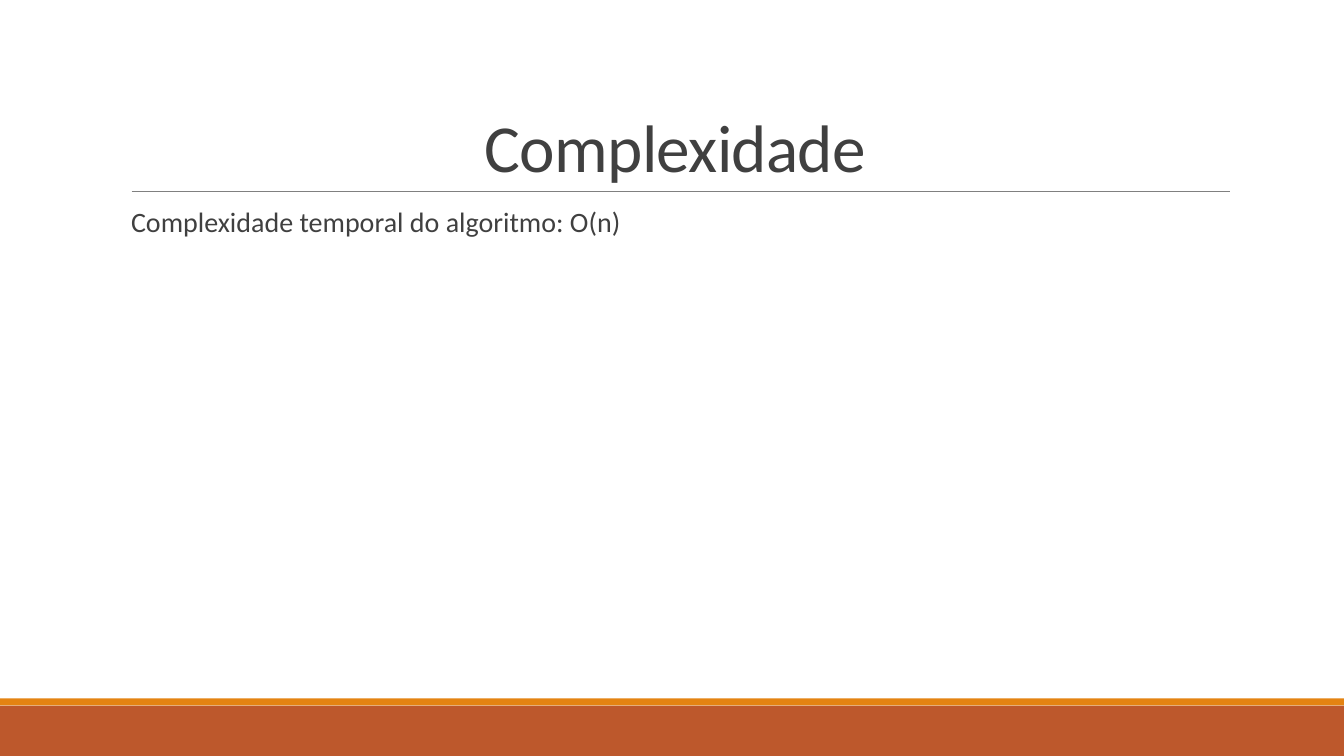
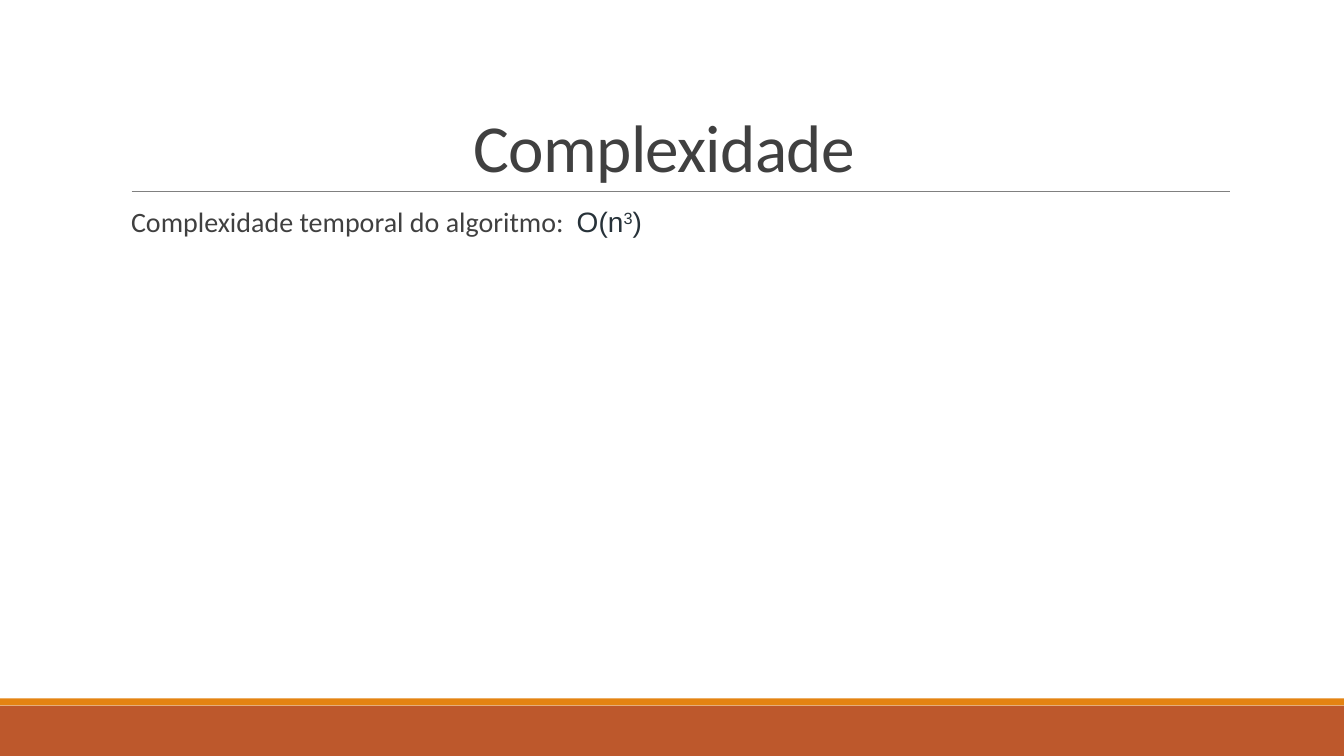
Before and after one commit to Miggs7/DA-Proj-22, a slide deck: slide 8 of Presentation/Logística Urbana para Entrega de Mercadorias.pptx (slide 10 before the commit). Drawn at 1344x756 pixels with LibreOffice and Linux fonts; fonts in the diff are those of the drawing. Boxes give left, top, right and bottom in pixels: in the first picture for what was removed or moved away, otherwise in the second. Text is boxed around its words. In the diff, an @@ line names an element or a change of style, - is before the commit and + after.

```diff
--- a/Presentation/Logística Urbana para Entrega de Mercadorias.pptx
+++ b/Presentation/Logística Urbana para Entrega de Mercadorias.pptx
@@ title "Complexidade": place and size @@
-title "Complexidade" at (485,125,866,183)
+title "Complexidade" at (474,125,855,183)
@@ text at (131,211,624,237): text changed @@
-  Complexidade temporal do algoritmo: O(n)
+  Complexidade temporal do algoritmo: O(n3)
```
Also in this commit, not shown: 5 other slides changed, 4 slides added, 1 slide removed, 9 other files.
